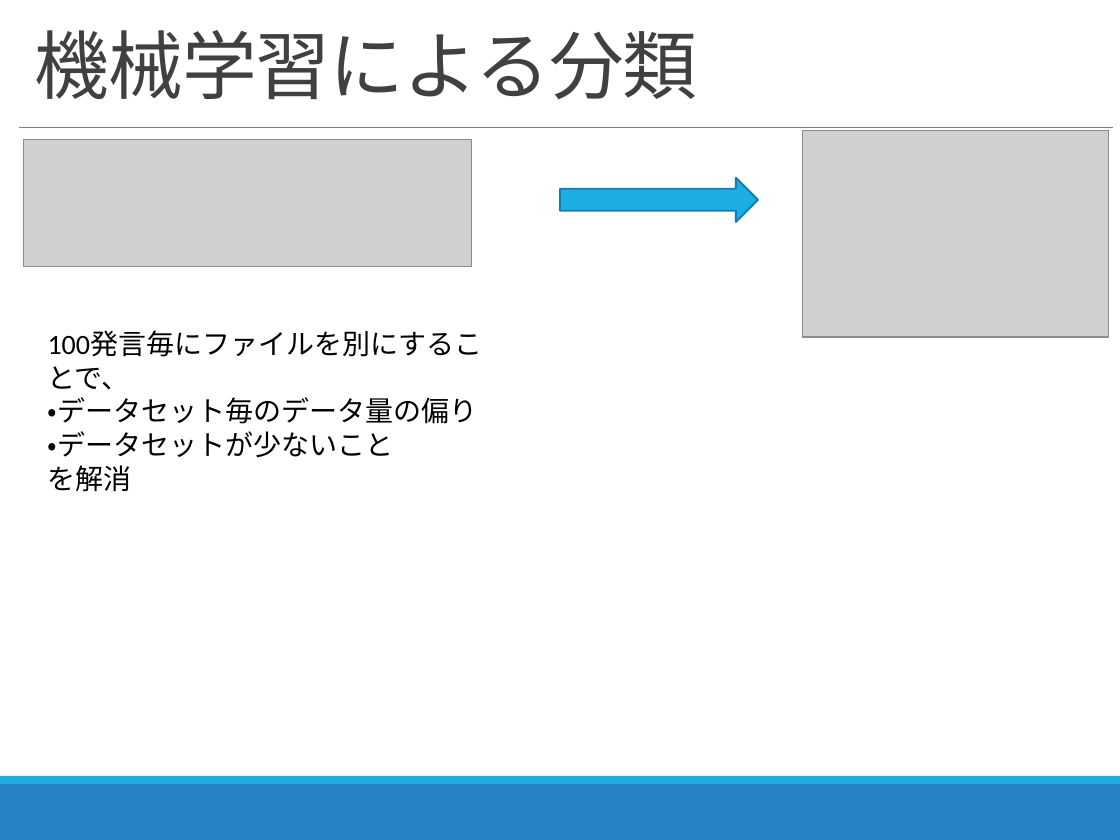
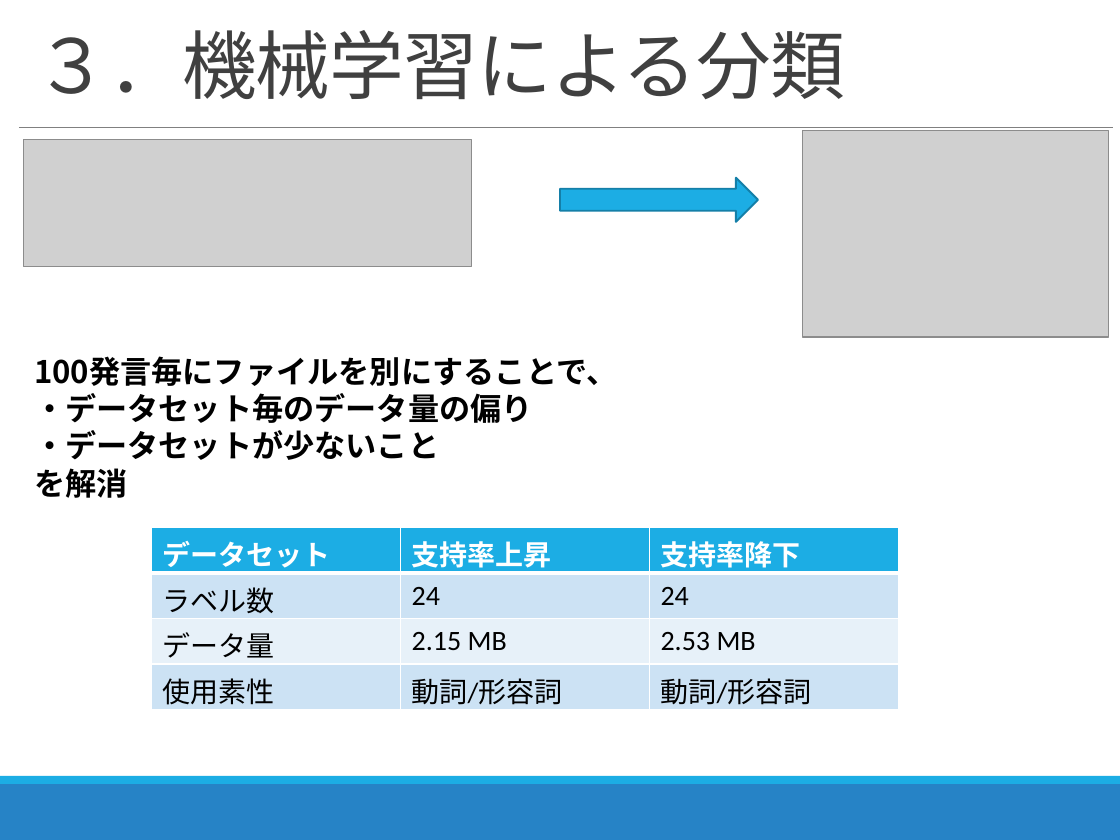
Before and after one commit to zerebom/Time-series-analysis, a slide deck: slide 19 of Excel/2018_09_25進捗報告.pptx (slide 12 before the commit). Drawn at 1120x840 pixels with LibreOffice and Linux fonts; fonts in the diff are those of the drawing; grey boxes stand for pictures. Boxes give left, top, right and bottom in pixels: in the first picture for what was removed or moved away, otherwise in the second. Text is boxed around its words. In the diff, an @@ line names an element or a change of style, - is before the commit and + after.

```diff
--- a/Excel/2018_09_25進捗報告.pptx
+++ b/Excel/2018_09_25進捗報告.pptx
@@ title at (34, 30, 845, 99): text changed @@
-機械学習による分類
+３．機械学習による分類
@@ text "100発言毎にファイルを別にすることで、": place and size @@
-text "100発言毎にファイルを別にすることで、" at (48, 366, 477, 492)
+text "100発言毎にファイルを別にすることで、" at (34, 356, 617, 498)
@@ text "100発言毎にファイルを別にすることで、" at (34, 356, 617, 498): size 18 to 20 pt, font Calibri to Noto Sans CJK JP, bold on @@
@@ table added at (151, 528, 897, 714), 4 rows, 3 columns @@
+データセット | 支持率上昇 | 支持率降下
+ラベル数 | 24 | 24
+データ量 | 2.15 MB | 2.53 MB
+使用素性 | 動詞/形容詞 | 動詞/形容詞
```
Also in this commit, not shown: 9 other slides changed, 7 slides added, 1 slide removed, 8 other files.
